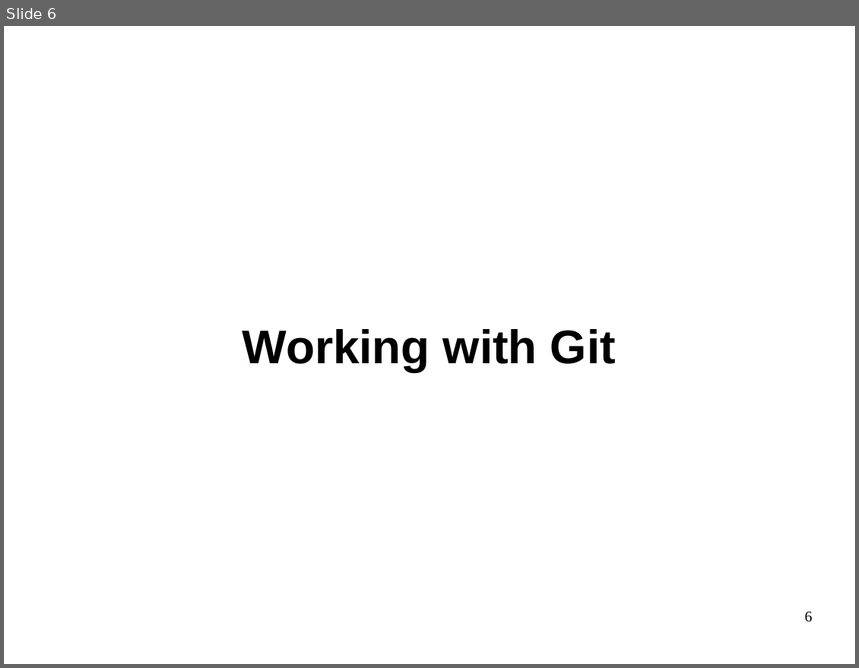
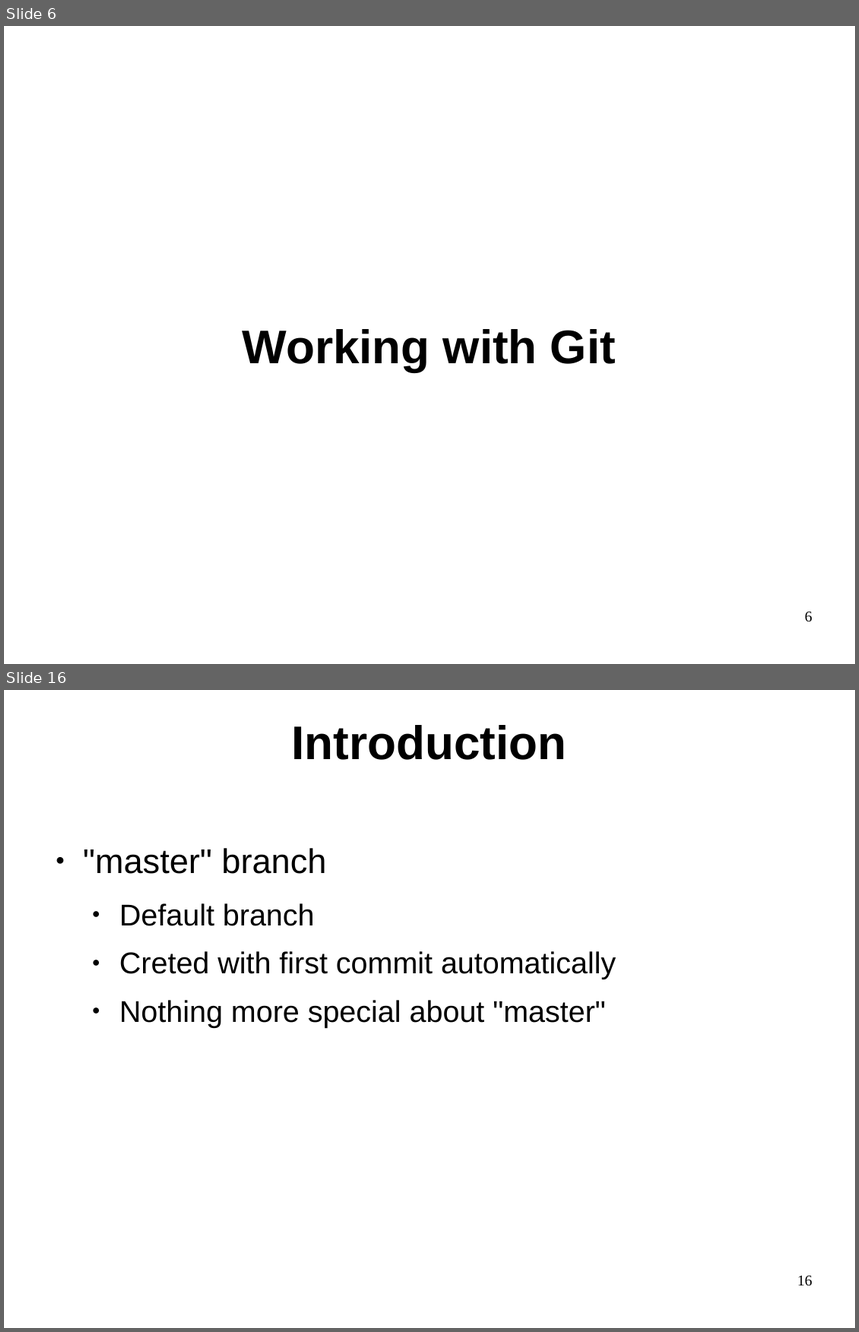
Before and after one commit to philpackmohr/git-paper, a slide deck: git-presentation.odp. Shown one above the other, each under a label of ours: slide 6 before the commit, slides 6 and 16 after it; the slides between them are not shown. The pictures are 859x668 and 859x1332 pixels, drawn with LibreOffice and Linux fonts; fonts in the diff are those of the drawing. Boxes give left, top, right and bottom in pixels: in the first picture for what was removed or moved away, otherwise in the second. Text is boxed around its words. In the diff, an @@ line names an element or a change of style, - is before the commit and + after.

```diff
--- a/git-presentation.odp
+++ b/git-presentation.odp
@@ slide 16 added at (x1=4, y1=690, x2=855, y2=1328), background #FFFFFF @@
@@ title added at (x1=292, y1=725, x2=567, y2=760), 44 pt, text #000000, bold @@
+Introduction
@@ text added at (x1=83, y1=848, x2=616, y2=1027), 28 pt, text #000000 @@
+● "master" branch
+  ● Default branch
+  ● Creted with first commit automatically
+  ● Nothing more special about "master"
@@ page number added at (x1=797, y1=1276, x2=813, y2=1287), 14 pt, text #000000 @@
+16
```
Also in this commit, not shown: 26 other slides added, 1 slide removed.
